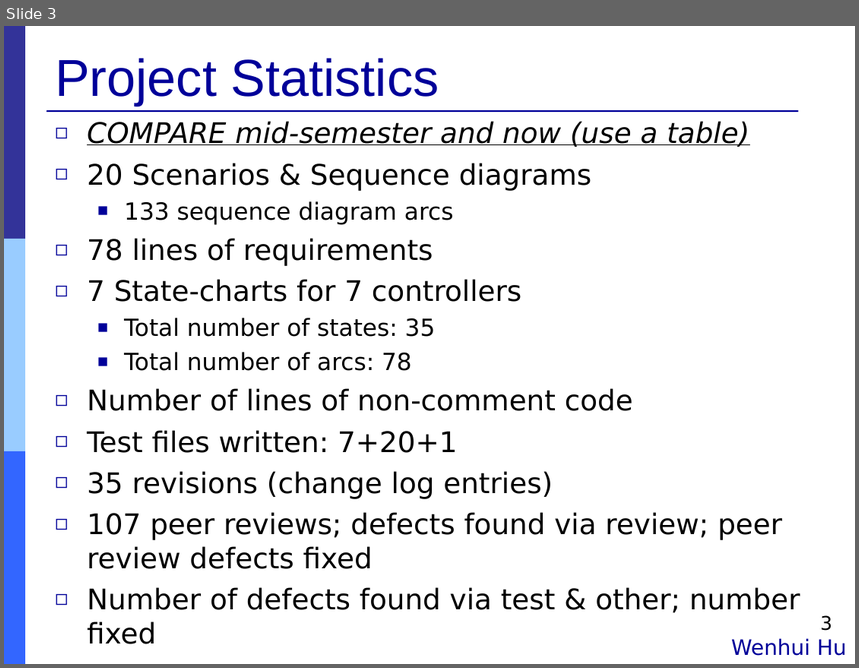
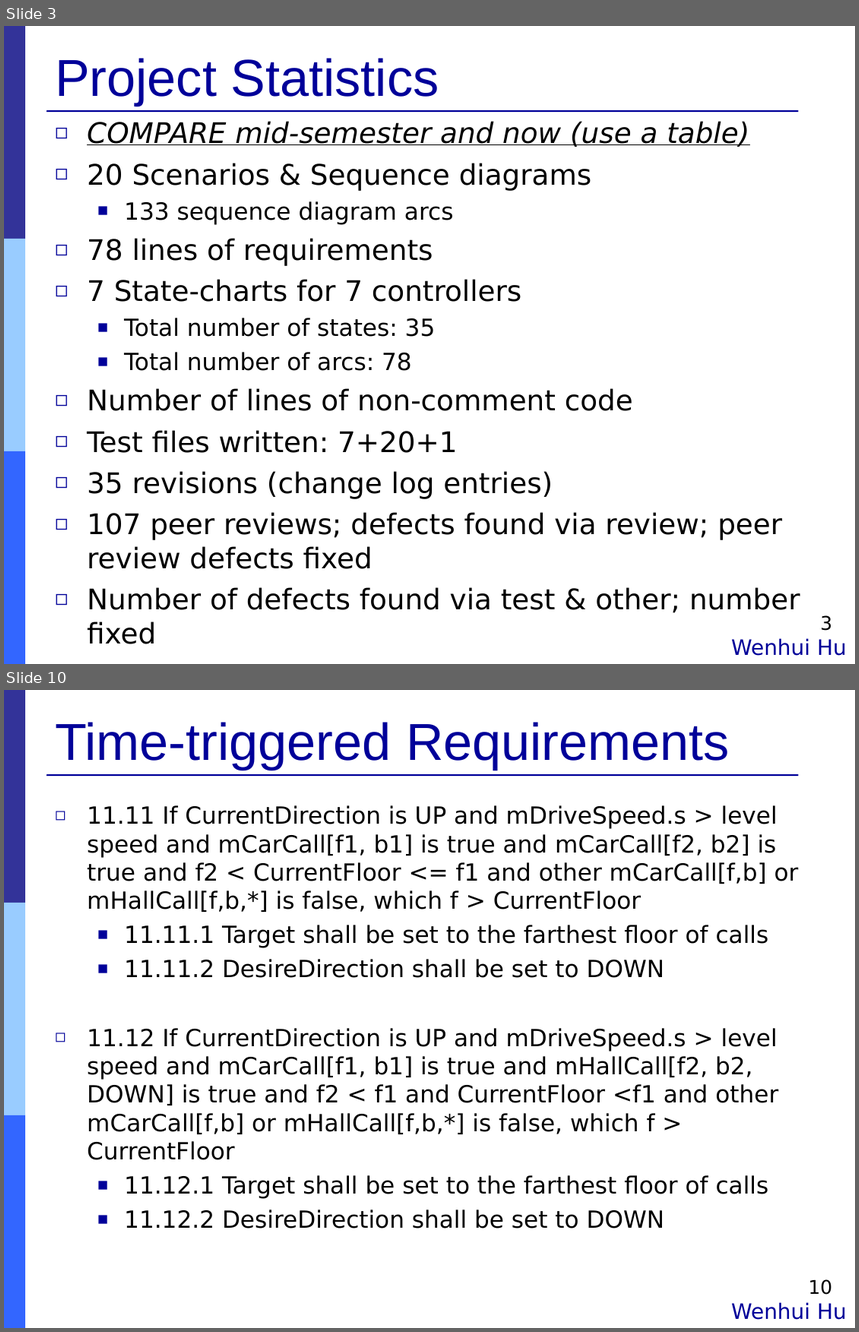
Before and after one commit to Muliang/18649, a slide deck: logs/09_final_pres.ppt. Shown one above the other, each under a label of ours: slide 3 before the commit, slides 3 and 10 after it; the slides between them are not shown. The pictures are 859x668 and 859x1332 pixels, drawn with LibreOffice and Linux fonts; fonts in the diff are those of the drawing. Boxes give left, top, right and bottom in pixels: in the first picture for what was removed or moved away, otherwise in the second. Text is boxed around its words. In the diff, an @@ line names an element or a change of style, - is before the commit and + after.

```diff
--- a/logs/09_final_pres.ppt
+++ b/logs/09_final_pres.ppt
@@ slide 10 added at [4,690,855,1328], background #FFFFFF; not listed: 4 template elements that a slide beside it also shows @@
@@ title added at [55,722,730,770], 44 pt, text #000099 @@
+Time-triggered Requirements
@@ text added at [87,806,799,1229], 20 pt, text #000000 @@
+◻ 11.11 If CurrentDirection is UP and mDriveSpeed.s > level speed and mCarCall[f1, b1] is true and mCarCall[f2, b2] is true and f2 < CurrentFloor <= f1 and other mCarCall[f,b] or mHallCall[f,b,*] is false, which f > CurrentFloor
+  ■ 11.11.1 Target shall be set to the farthest floor of calls
+  ■ 11.11.2 DesireDirection shall be set to DOWN
+◻ 11.12 If CurrentDirection is UP and mDriveSpeed.s > level speed and mCarCall[f1, b1] is true and mHallCall[f2, b2, DOWN] is true and f2 < f1 and CurrentFloor <f1 and other mCarCall[f,b] or mHallCall[f,b,*] is false, which f > CurrentFloor
+  ■ 11.12.1 Target shall be set to the farthest floor of calls
+  ■ 11.12.2 DesireDirection shall be set to DOWN
@@ page number added at [809,1280,833,1295], 16 pt, text #000000 @@
+10
@@ text added at [731,1303,847,1320], 18 pt, text #000099 @@
+Wenhui Hu
```
Also in this commit, not shown: 4 slides changed, 6 other slides added, 4 slides removed.
